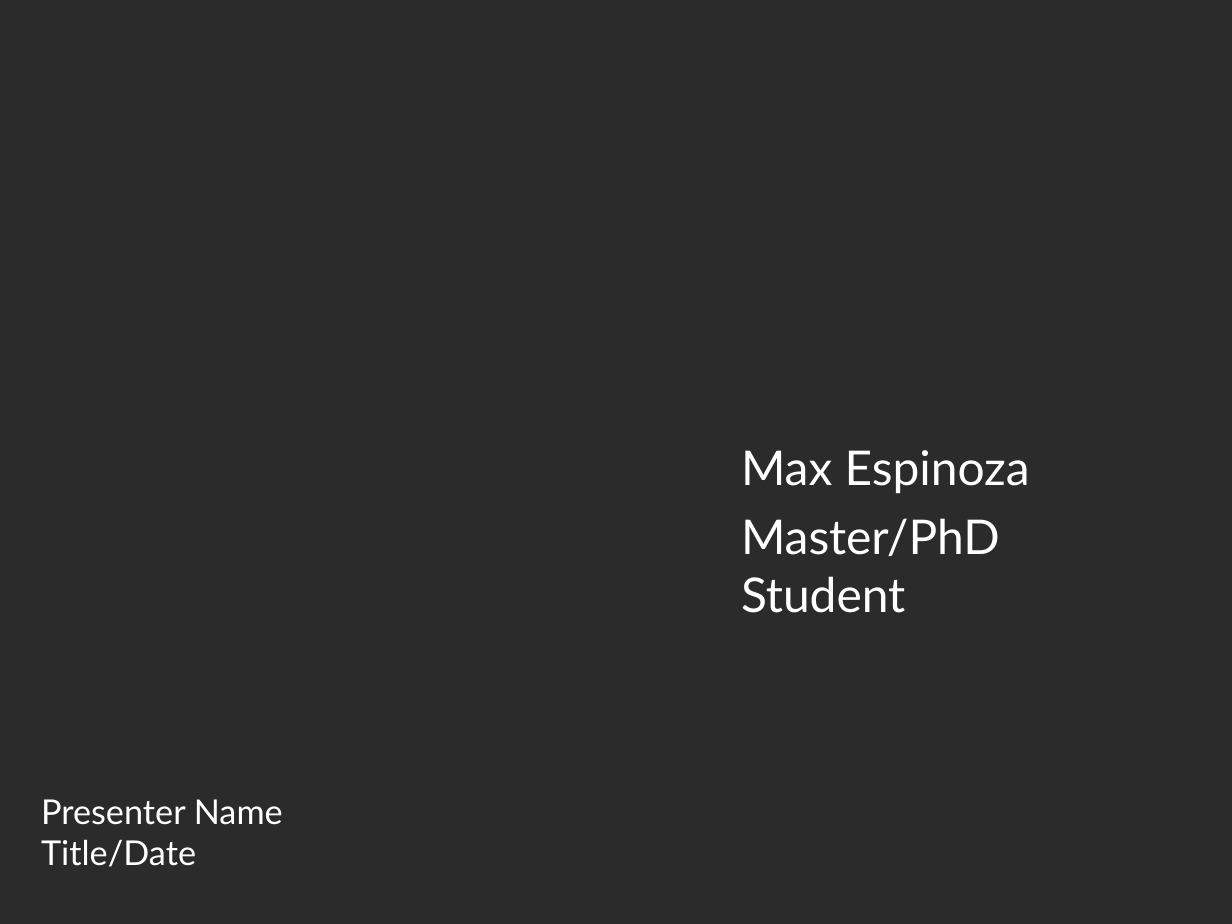
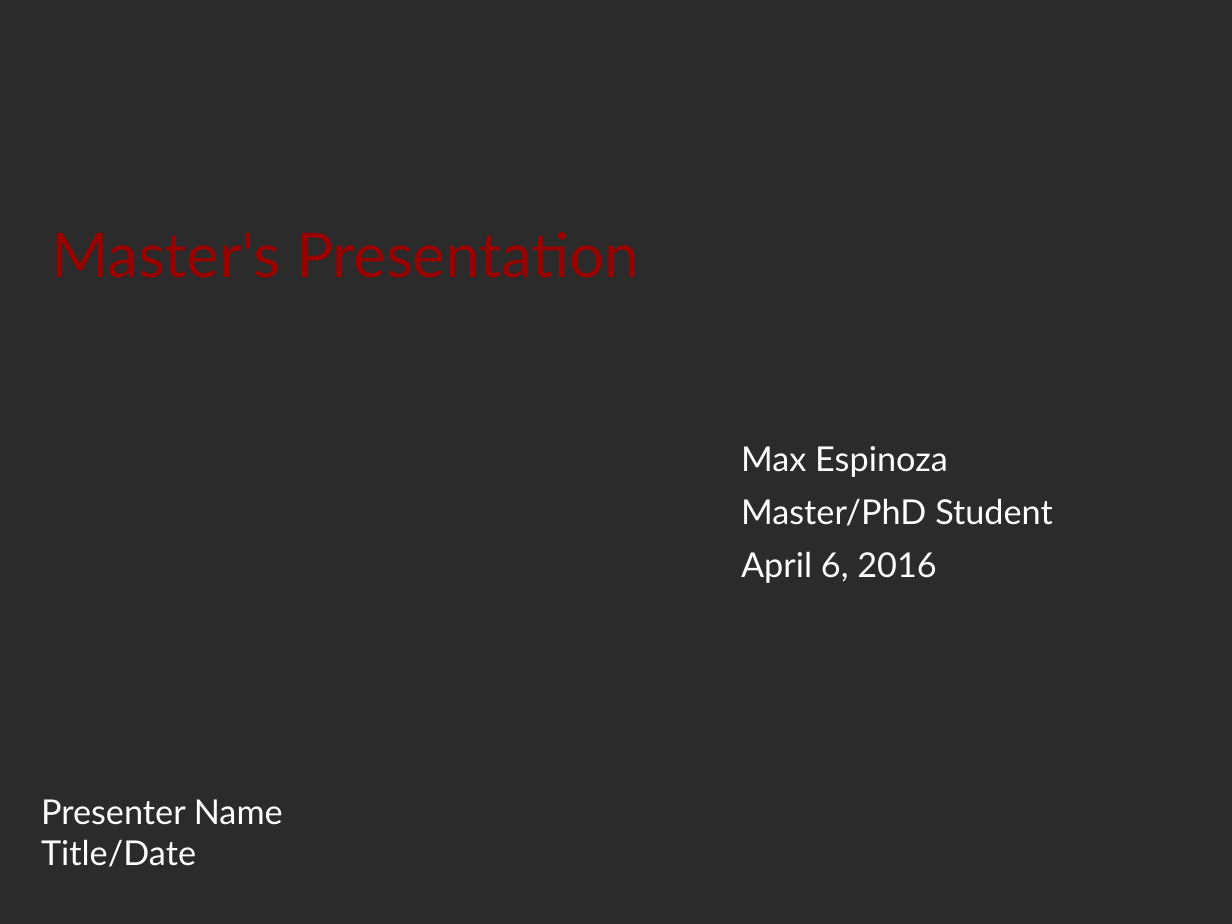
Before and after one commit to espinm2/master_presentation, a slide deck: slide 1 of max_espinoza.odp. Drawn at 1232x924 pixels with LibreOffice and Linux fonts; fonts in the diff are those of the drawing; background and template pictures are left out; a plain dark background stands for a picture behind light text. Boxes give left, top, right and bottom in pixels: in the first picture for what was removed or moved away, otherwise in the second. Text is boxed around its words. In the diff, an @@ line names an element or a change of style, - is before the commit and + after.

```diff
--- a/max_espinoza.odp
+++ b/max_espinoza.odp
@@ title added at [51, 232, 639, 278], 36 pt, text #990000 @@
+Master's Presentation
@@ subtitle at [741, 446, 1053, 526]: size 28 to 20 pt in "Max Espinoza", "Master/PhD Student" @@
@@ subtitle at [741, 551, 936, 583]: paragraph added @@
+April 6, 2016
```
Also in this commit, not shown: 14 slides added, 1 slide removed, 1 other file.
